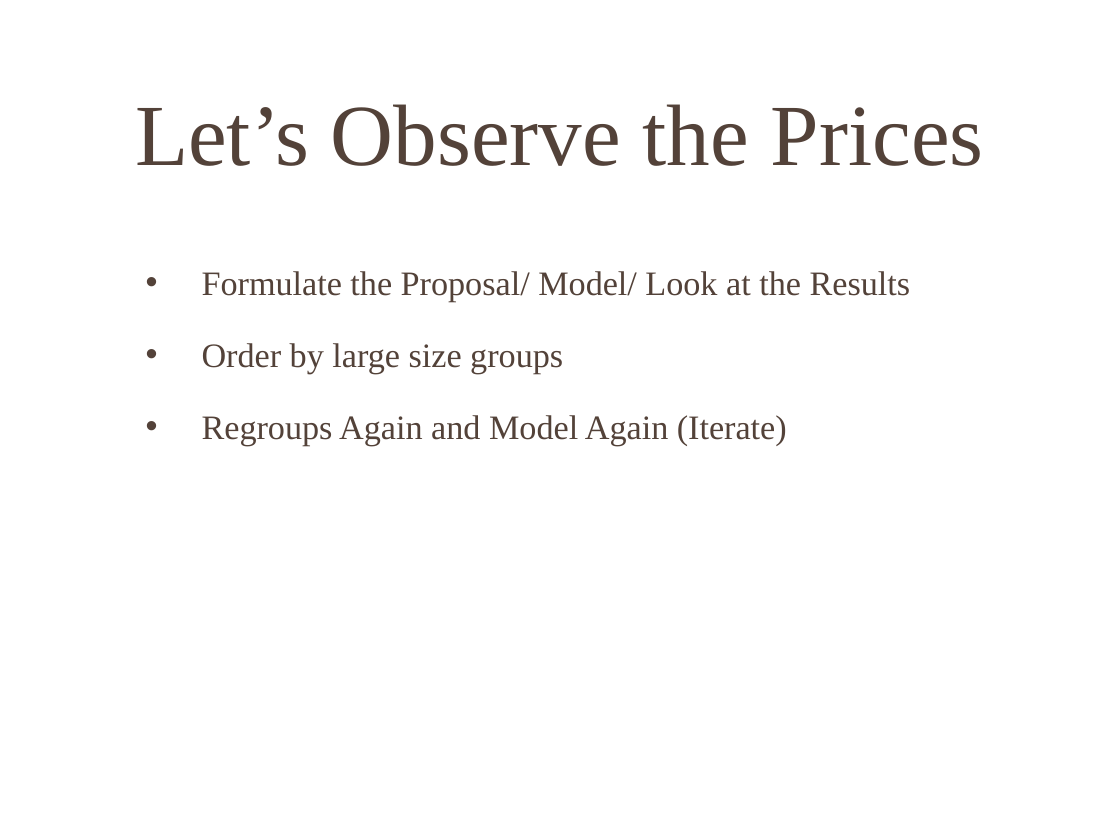
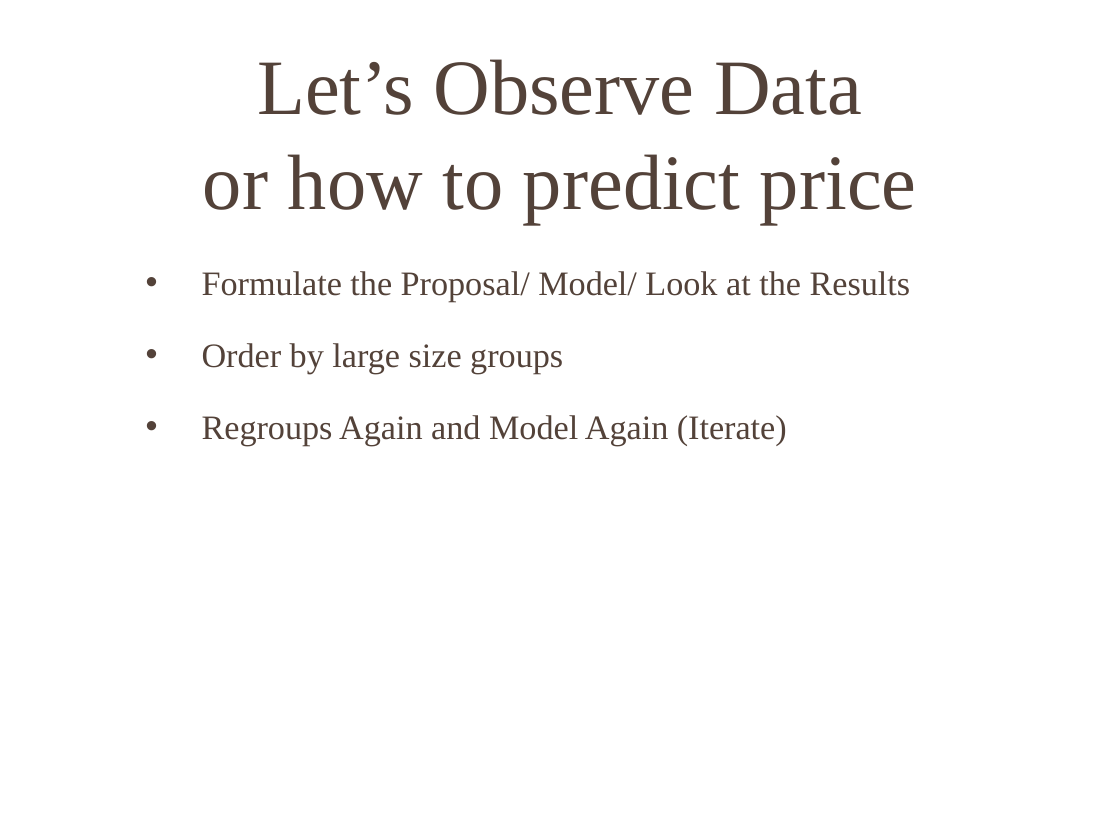
Before and after one commit to veravira/demo, a slide deck: slide 6 of Recommendation Engine - sample.pptx (slide 7 before the commit). Drawn at 1120x840 pixels with LibreOffice and Linux fonts; fonts in the diff are those of the drawing; background and template pictures are left out. Boxes give left, top, right and bottom in pixels: in the first picture for what was removed or moved away, otherwise in the second. Text is boxed around its words. In the diff, an @@ line names an element or a change of style, - is before the commit and + after.

```diff
--- a/Recommendation Engine - sample.pptx
+++ b/Recommendation Engine - sample.pptx
@@ title at [203, 59, 916, 224]: text changed; size 56 to 50.4 pt @@
-Let’s Observe the Prices
+Let’s Observe Data
+or how to predict price
```
Also in this commit, not shown: 2 other slides changed, 6 slides added.
